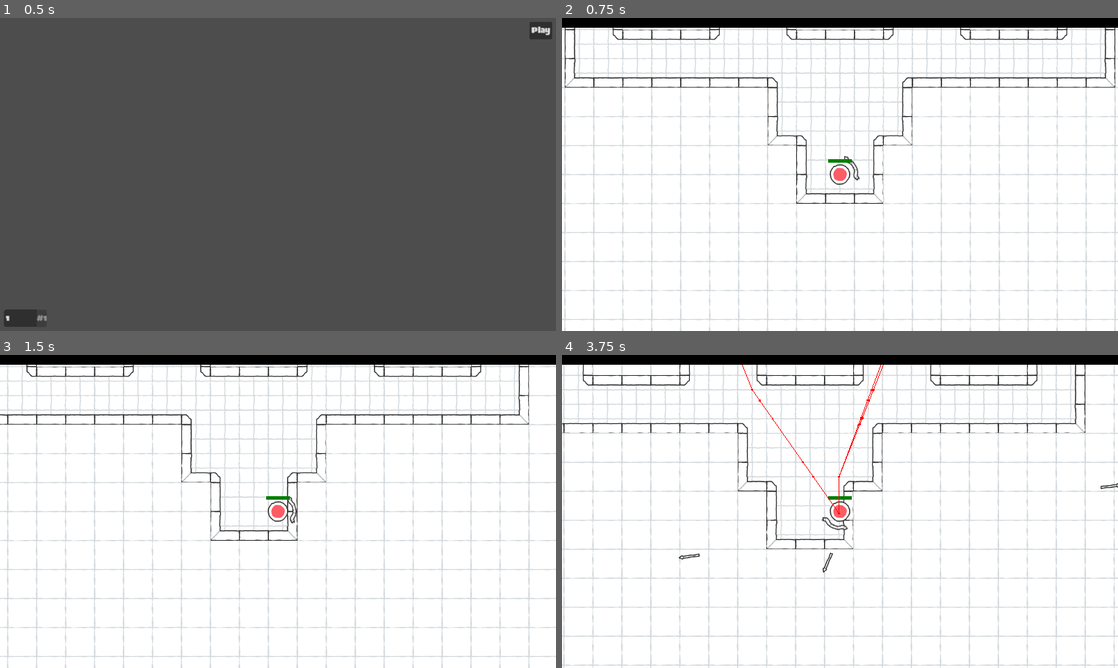
Above: before the commit, frames 1-4 (two rows, left to right).
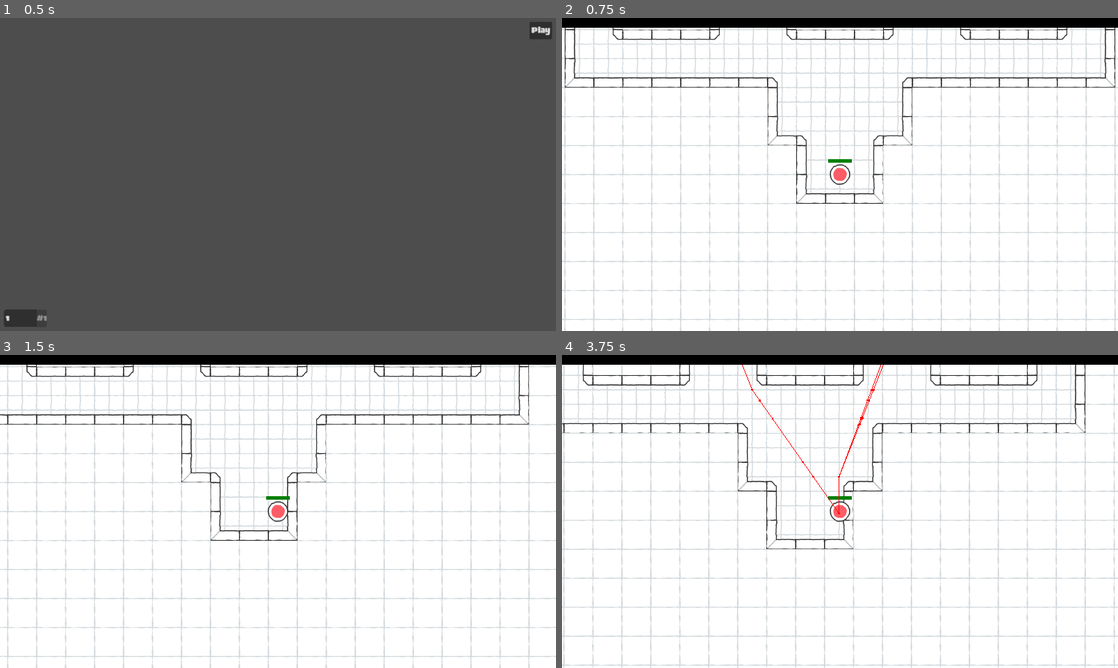
Above: after the commit, the same moments.

Repository: la-game/la-bh
Game: Godot game, scene res://src/screens/lobby/lobby.tscn
Same seed, same stepped clock (60 frames per second), same inputs: the game is played once before the commit and once after it. This scene is started directly instead of the project's main scene.
Inputs (mouse positions are in pixels of both pictures, inside the frame that each line leads up to):
- Up to frame 1 (0.5 s): no input
- Up to frame 2 (0.75 s): click "Play" at 0.5 s
- Up to frame 3 (1.5 s): tap Enter at 1.25 s; move the mouse to (400, 495) at 1.27 s; hold D (move_right) from 1.28 s (still down)
- Up to frame 4 (3.75 s): tap Space at 2 s; move the mouse to (728, 527) at 2.02 s; release D (move_right) at 2.03 s; hold S (move_down) 2.03-2.78 s; move the mouse to (895, 442) at 2.77 s; hold D (move_right) 2.78-3.53 s; move the mouse to (812, 574) at 3.52 s; hold W (move_up) from 3.53 s (still down)

Frame 1 is identical in both runs. In frame 2, less than 0.1% of the frame differs, in the area x 50-54%, y 44-52%; in frame 3, less than 0.1%; in frame 4, 0.2%, in the area x 21-100%, y 40-70%.

Commit message:
Fix recursion problem with Weapons being static

Diff:
--- a/project.godot
+++ b/project.godot
@@ -14,6 +14,10 @@
 run/main_scene="res://src/screens/main/main.tscn"
 config/features=PackedStringArray("4.2", "GL Compatibility")
 config/icon="res://icon.svg"
+
+[autoload]
+
+Weapons="*res://src/singletons/weapons.gd"
 
 [display]
 
--- a/src/components/player_weapons/player_weapons.gd
+++ b/src/components/player_weapons/player_weapons.gd
@@ -1,8 +1,6 @@
 class_name PlayerWeapons
 extends Node2D
 
-
-const BOW: PackedScene = preload("res://src/game/weapons/bow/bow.tscn")
 
 @export var player: Player
 
@@ -10,7 +8,7 @@
 func _ready() -> void:
 	# Spawn only your bow and do it later (when MultiplayerSpawner is ready).
 	if is_multiplayer_authority():
-		add_child.call_deferred(BOW.instantiate(), true)
+		add_child.call_deferred(Weapons.BOW.instantiate(), true)
 
 
 func disable_all() -> void:
--- a/src/components/wave_rotation/wave_rotation.gd
+++ b/src/components/wave_rotation/wave_rotation.gd
@@ -30,7 +30,6 @@
 	# We want to remove the current wave and start the next wave.
 	for child in get_children():
 		if child is Wave:
-
 			if not current_wave_removed:
 				child.queue_free()
 				spawn_timer.stop()
--- a/src/game/weapons/bow/bow.gd
+++ b/src/game/weapons/bow/bow.gd
@@ -1,7 +1,4 @@
 extends Weapon
-
-
-const ARROW_SCENE = preload("res://src/game/weapons/arrow/arrow.tscn")
 
 @export var timer: Timer
 
@@ -12,7 +9,7 @@
 
 
 func _on_timer_timeout() -> void:
-	var arrow = ARROW_SCENE.instantiate()
+	var arrow = Weapons.ARROW.instantiate()
 	arrow.global_rotation = global_rotation
 	arrow.global_position = global_position
 	arrow.player = player
--- a/src/game/weapons/bow2/bow2.gd
+++ b/src/game/weapons/bow2/bow2.gd
@@ -1,7 +1,5 @@
 extends Weapon
 
-
-const ARROW_SCENE = preload("res://src/game/weapons/arrow/arrow.tscn")
 
 @export var timer: Timer
 
@@ -12,7 +10,7 @@
 
 
 func _on_timer_timeout() -> void:
-	var arrow: Weapon = ARROW_SCENE.instantiate() as Weapon
+	var arrow: Weapon = Weapons.ARROW.instantiate() as Weapon
 	arrow.global_rotation = global_rotation
 	arrow.global_position = global_position
 	arrow.speed.value = speed.value
--- a/src/game/weapons/bow3/bow3.gd
+++ b/src/game/weapons/bow3/bow3.gd
@@ -1,7 +1,5 @@
 extends Weapon
 
-
-const ARROW_SCENE = preload("res://src/game/weapons/arrow/arrow.tscn")
 
 @export var timer: Timer
 
@@ -16,8 +14,7 @@
 
 
 func _on_timer_timeout() -> void:
-
-	var arrow: Weapon = ARROW_SCENE.instantiate() as Weapon
+	var arrow: Weapon = Weapons.ARROW.instantiate() as Weapon
 	var angle: float = angles[angle_index]
 	arrow.global_rotation = global_rotation + angle
 	arrow.global_position = global_position
--- /dev/null
+++ b/src/singletons/weapons.gd
@@ -0,0 +1,9 @@
+## Responsible to have some weapons scenes preloaded and ready to be instantiated.
+##
+## NOTE: Turning this in static will make other scenes failing loading on Godot,
+## this is probably a problem of recursion between static and preloaded scenes.
+extends Node
+
+const BOW: PackedScene = preload("res://src/game/weapons/bow/bow.tscn")
+
+const ARROW: PackedScene = preload("res://src/game/weapons/arrow/arrow.tscn")
--- a/src/statics/regex_facade.gd
+++ b/src/statics/regex_facade.gd
@@ -1,3 +1,4 @@
+## Responsible to hold some common regex search or substitution.
 class_name RegexFacade
 extends RefCounted
 
Not shown, added: src/game/player/player.tscn-ISu6F8
